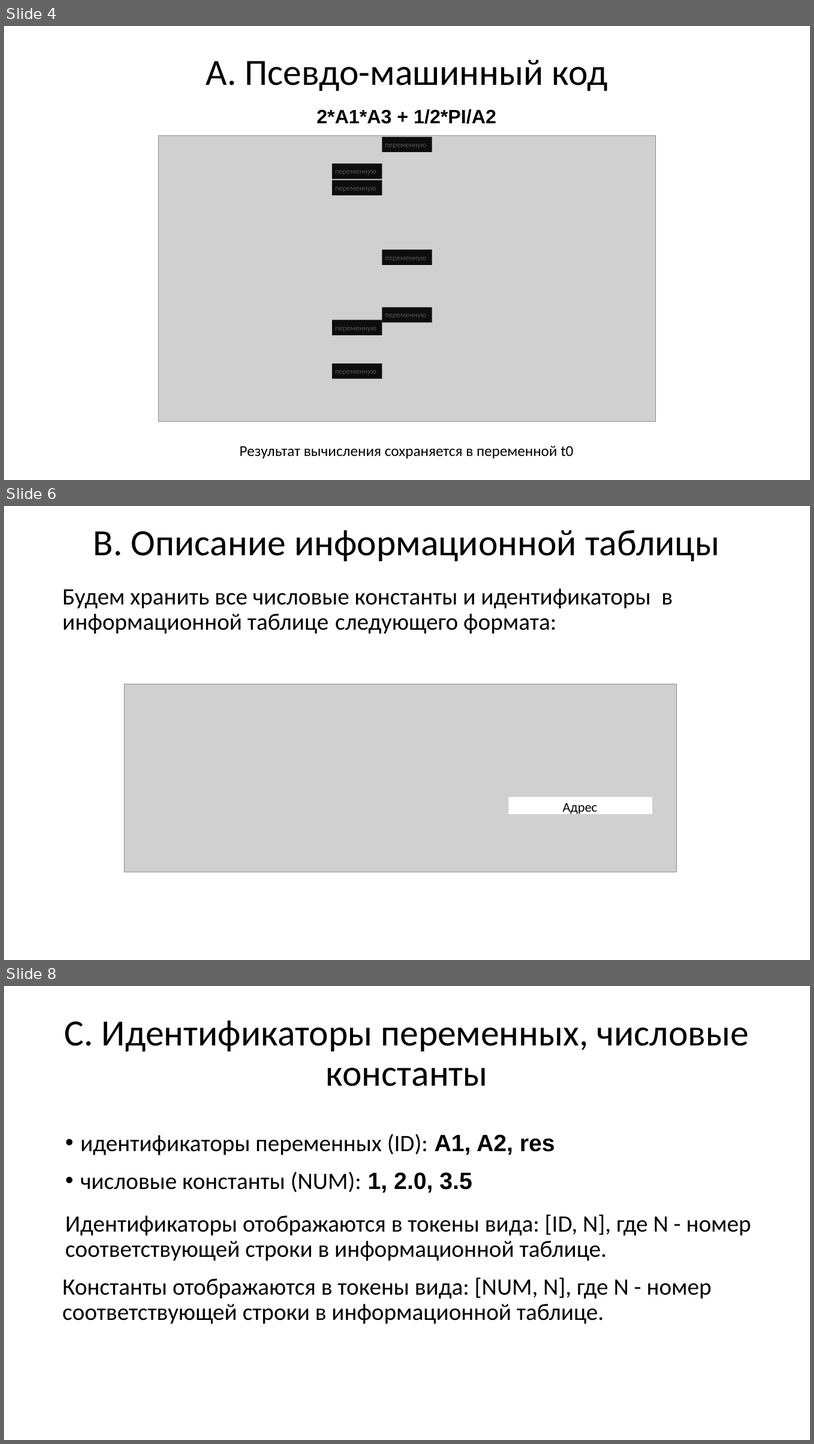
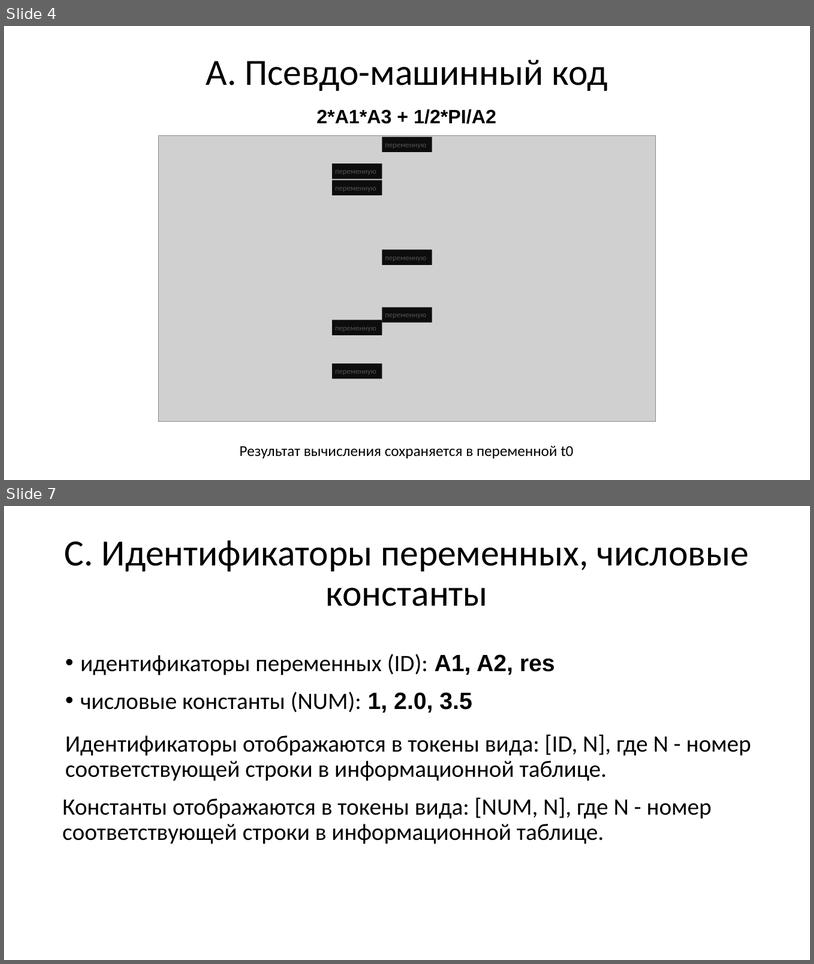
Before and after one commit to goddamnteam/korzun, a slide deck: task3.pptx. Shown one above the other, each under a label of ours: slides 4, 6 and 8 before the commit, slides 4 and 7 after it; the slides between them are not shown. The pictures are 814x1444 and 814x964 pixels, drawn with LibreOffice and Linux fonts; fonts in the diff are those of the drawing; grey boxes stand for pictures. Boxes give left, top, right and bottom in pixels: in the first picture for what was removed or moved away, otherwise in the second. Text is boxed around its words. In the diff, an @@ line names an element or a change of style, - is before the commit and + after.

```diff
--- a/task3.pptx
+++ b/task3.pptx
@@ slide 6 removed at (4, 506, 810, 960), background #FFFFFF @@
@@ title removed at (93, 530, 720, 561) @@
-B. Описание информационной таблицы
@@ text removed at (62, 588, 673, 634) @@
-Будем хранить все числовые константы и идентификаторы в информационной таблице следующего формата:
@@ picture removed at (125, 684, 677, 872) @@
@@ rectangle removed at (509, 797, 653, 814) @@
@@ text removed at (563, 802, 598, 816) @@
-Адрес
@@ what was slide 8 is now slide 7 @@
```
Also in this commit, not shown: 17 slides changed.
